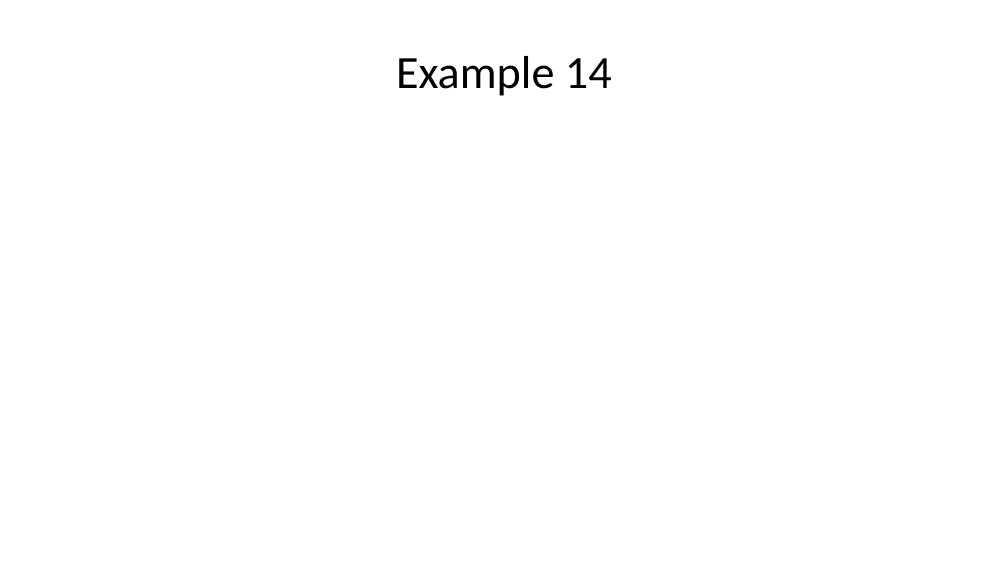
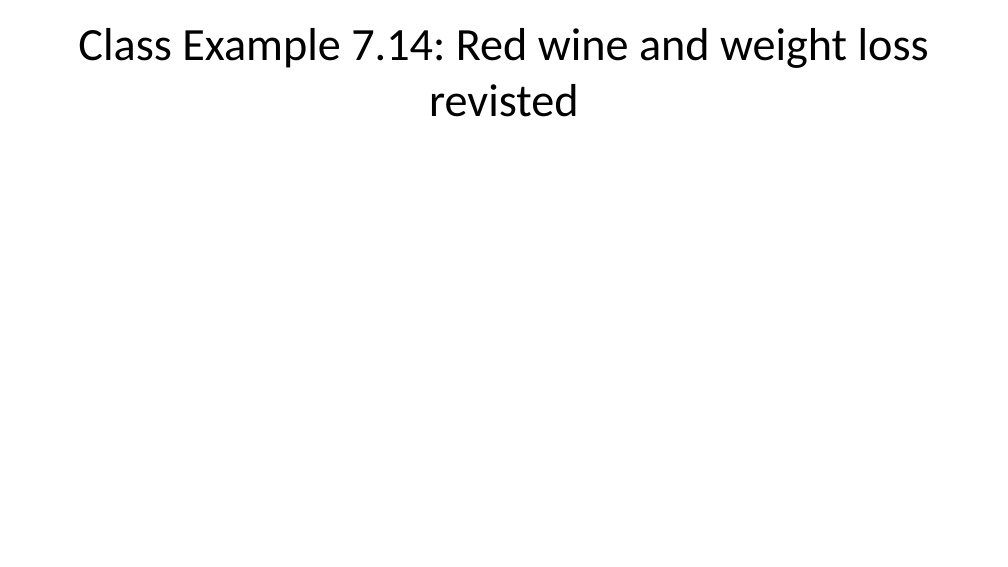
Before and after one commit to DataScienceUWL/DataScienceUWL.github.io, a slide deck: slide 29 of STAT145/resources-2027/randomization/slides.pptx (slide 26 before the commit). Drawn at 1008x567 pixels with LibreOffice and Linux fonts; fonts in the diff are those of the drawing. Boxes give left, top, right and bottom in pixels: in the first picture for what was removed or moved away, otherwise in the second. Text is boxed around its words. In the diff, an @@ line names an element or a change of style, - is before the commit and + after.

```diff
--- a/STAT145/resources-2027/randomization/slides.pptx
+++ b/STAT145/resources-2027/randomization/slides.pptx
@@ title at (78,28,929,117): text changed @@
-Example 14
+Class Example 7.14: Red wine and weight loss revisted
```
Also in this commit, not shown: 13 other slides changed, 3 slides added, 3 slides removed, 12 other files.
